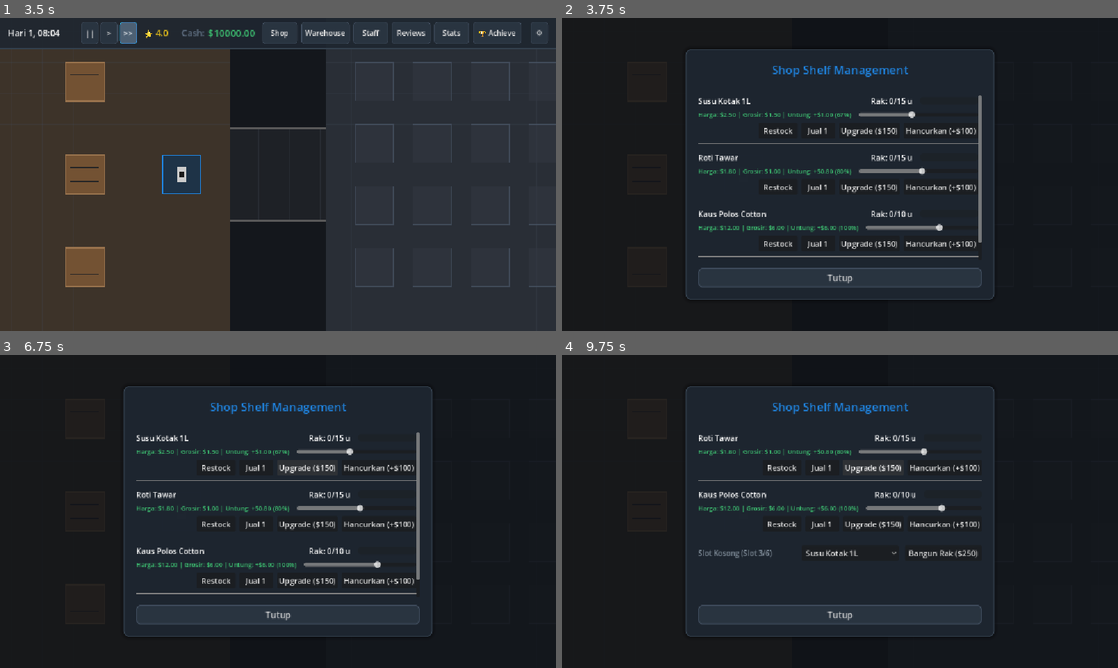
Above: before the commit, frames 1-4 (two rows, left to right).
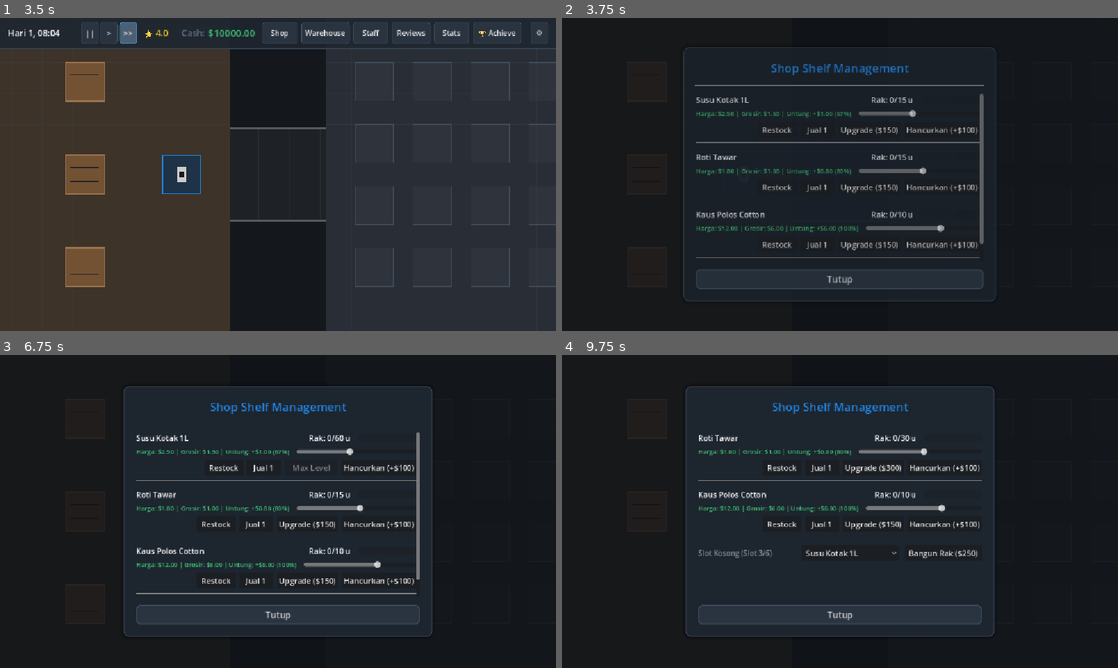
Above: after the commit, the same moments.

Repository: cephiii94/SIMCH-BUSINESS-GODOT
Game: Godot game, scene res://src/main.tscn
Same seed, same stepped clock (60 frames per second), same inputs: the game is played once before the commit and once after it.
Inputs (mouse positions are in pixels of both pictures, inside the frame that each line leads up to):
- Up to frame 1 (3.5 s): click "New Game" at 0.5 s; click "||" at 1.25 s; click ">" at 2 s; click ">>" at 2.75 s
- Up to frame 2 (3.75 s): click "Shop" at 3.5 s
- Up to frame 3 (6.75 s): click "Restock" at 4.25 s; click "Jual 1" at 5 s; click "Upgrade ($150)" at 5.75 s; click (305, 467) at 6.5 s, where only the run after the commit has a clickable "Upgrade ($300)"
- Up to frame 4 (9.75 s): click "Restock" at 7.25 s; click "Jual 1" at 8 s; click "Hancurkan (+$100)" at 8.75 s; click "Upgrade ($150)" at 9.5 s

Frame 1 is identical in both runs. In frame 2, 6.6% of the frame differs, in the area x 21-78%, y 9-91%; in frame 3, 0.3%; in frame 4, less than 0.1%.
Error before the commit: Parse Error: There is already a variable named "staff_mgr" declared in this scope. (res://src/autoload/economy_manager.gd:115)

Commit message:
feat: add animations for UI panels and improve customer and employee movement animations

Diff:
--- a/src/autoload/audio_manager.gd
+++ b/src/autoload/audio_manager.gd
@@ -64,7 +64,7 @@
 		player.play()
 	else:
 		# FALLBACK: Hasilkan gelombang suara bip retro dalam memori
-		var stream: AudioStreamWav = generate_beep_wave(sfx_name)
+		var stream: AudioStreamWAV = generate_beep_wave(sfx_name)
 		if stream:
 			player.stream = stream
 			player.play()
@@ -72,7 +72,7 @@
 			player.queue_free()
 
 ## Mensintesis data gelombang audio sinus biner (PCM 16-bit) untuk SFX retro 8-bit.
-func generate_beep_wave(type: String) -> AudioStreamWav:
+func generate_beep_wave(type: String) -> AudioStreamWAV:
 	var sample_rate: int = 44100
 	var data: PackedByteArray = PackedByteArray()
 
@@ -170,11 +170,12 @@
 		_:
 			return null
 
-	var stream: AudioStreamWav = AudioStreamWav.new()
-	stream.format = AudioStreamWav.FORMAT_16_BITS
+	var stream: AudioStreamWAV = AudioStreamWAV.new()
+	stream.format = AudioStreamWAV.FORMAT_16_BITS
 	stream.mix_rate = sample_rate
 	stream.stereo = false
 	stream.data = data
+	stream.loop_mode = AudioStreamWAV.LOOP_DISABLED
 	return stream
 
 # --- Event Listeners ---
--- a/src/autoload/economy_manager.gd
+++ b/src/autoload/economy_manager.gd
@@ -112,6 +112,5 @@
 	current_expense = 0.0
 
 	# 6. Reset energi dan produktivitas harian karyawan
-	var staff_mgr: Node = get_node_or_null("/root/StaffManager")
 	if staff_mgr:
 		staff_mgr.reset_daily_stats()
--- a/src/core/game_manager.gd
+++ b/src/core/game_manager.gd
@@ -189,6 +189,9 @@
 		if save_btn:
 			save_btn.visible = (current_state == GameState.PLAYING)
 		settings_menu.show()
+		if settings_menu.has_method("play_open_animation"):
+			settings_menu.play_open_animation()
+
 	if main_menu:
 		main_menu.hide()
 	if hud:
@@ -231,6 +234,9 @@
 			TimeManager.time_scale = 0.0
 		stats_panel.populate_history()
 		stats_panel.show()
+		if stats_panel.has_method("play_open_animation"):
+			stats_panel.play_open_animation()
+
 	if hud:
 		hud.hide()
 
@@ -248,6 +254,9 @@
 			_prev_time_scale = TimeManager.time_scale
 			TimeManager.time_scale = 0.0
 		warehouse_panel.show()
+		if warehouse_panel.has_method("play_open_animation"):
+			warehouse_panel.play_open_animation()
+
 	if hud:
 		hud.hide()
 
@@ -268,6 +277,9 @@
 		if shop_panel.has_method("_populate_racks_list"):
 			shop_panel._populate_racks_list()
 		shop_panel.show()
+		if shop_panel.has_method("play_open_animation"):
+			shop_panel.play_open_animation()
+
 	if hud:
 		hud.hide()
 
@@ -287,6 +299,9 @@
 		if staff_panel.has_method("_refresh_views"):
 			staff_panel._refresh_views()
 		staff_panel.show()
+		if staff_panel.has_method("play_open_animation"):
+			staff_panel.play_open_animation()
+
 	if hud:
 		hud.hide()
 
@@ -306,6 +321,9 @@
 		if reputation_panel.has_method("_populate_reviews_list"):
 			reputation_panel._populate_reviews_list()
 		reputation_panel.show()
+		if reputation_panel.has_method("play_open_animation"):
+			reputation_panel.play_open_animation()
+
 	if hud:
 		hud.hide()
 
@@ -324,6 +342,9 @@
 			TimeManager.time_scale = 0.0
 		event_popup.setup(event_data)
 		event_popup.show()
+		if event_popup.has_method("play_open_animation"):
+			event_popup.play_open_animation()
+
 	if hud:
 		hud.hide()
 
@@ -344,6 +365,9 @@
 		if achievement_panel.has_method("populate_achievements"):
 			achievement_panel.populate_achievements()
 		achievement_panel.show()
+		if achievement_panel.has_method("play_open_animation"):
+			achievement_panel.play_open_animation()
+
 	if hud:
 		hud.hide()
 
--- a/src/ui/achievement_panel.gd
+++ b/src/ui/achievement_panel.gd
@@ -143,3 +143,17 @@
 		vbox_right.add_child(reward_label)
 
 		achievements_container.add_child(item_panel)
+
+## Memainkan animasi transisi pop-in elastis (overshoot) saat panel dibuka.
+func play_open_animation() -> void:
+	var panel_container: PanelContainer = get_node_or_null("CenterContainer/PanelContainer")
+	if panel_container:
+		# Tunggu satu frame agar engine Godot selesai mengkalkulasi properti size
+		await get_tree().process_frame
+		panel_container.pivot_offset = panel_container.size / 2
+		panel_container.scale = Vector2(0.85, 0.85)
+		panel_container.modulate.a = 0.0
+
+		var tween: Tween = create_tween().set_parallel(true)
+		tween.tween_property(panel_container, "scale", Vector2.ONE, 0.35).set_trans(Tween.TRANS_BACK).set_ease(Tween.EASE_OUT)
+		tween.tween_property(panel_container, "modulate:a", 1.0, 0.25)
--- a/src/ui/event_popup.gd
+++ b/src/ui/event_popup.gd
@@ -32,3 +32,17 @@
 		current_day = time_mgr.day
 
 	date_label.text = "EDISI HARIAN - HARI KE-%d" % current_day
+
+## Memainkan animasi transisi pop-in elastis (overshoot) saat panel dibuka.
+func play_open_animation() -> void:
+	var panel_container: PanelContainer = get_node_or_null("CenterContainer/PanelContainer")
+	if panel_container:
+		# Tunggu satu frame agar engine Godot selesai mengkalkulasi properti size
+		await get_tree().process_frame
+		panel_container.pivot_offset = panel_container.size / 2
+		panel_container.scale = Vector2(0.85, 0.85)
+		panel_container.modulate.a = 0.0
+
+		var tween: Tween = create_tween().set_parallel(true)
+		tween.tween_property(panel_container, "scale", Vector2.ONE, 0.35).set_trans(Tween.TRANS_BACK).set_ease(Tween.EASE_OUT)
+		tween.tween_property(panel_container, "modulate:a", 1.0, 0.25)
--- a/src/ui/reputation_panel.gd
+++ b/src/ui/reputation_panel.gd
@@ -83,3 +83,17 @@
 		if i < ReputationManager.reviews.size() - 1:
 			var separator: HSeparator = HSeparator.new()
 			reviews_container.add_child(separator)
+
+## Memainkan animasi transisi pop-in elastis (overshoot) saat panel dibuka.
+func play_open_animation() -> void:
+	var panel_container: PanelContainer = get_node_or_null("CenterContainer/PanelContainer")
+	if panel_container:
+		# Tunggu satu frame agar engine Godot selesai mengkalkulasi properti size
+		await get_tree().process_frame
+		panel_container.pivot_offset = panel_container.size / 2
+		panel_container.scale = Vector2(0.85, 0.85)
+		panel_container.modulate.a = 0.0
+
+		var tween: Tween = create_tween().set_parallel(true)
+		tween.tween_property(panel_container, "scale", Vector2.ONE, 0.35).set_trans(Tween.TRANS_BACK).set_ease(Tween.EASE_OUT)
+		tween.tween_property(panel_container, "modulate:a", 1.0, 0.25)
--- a/src/ui/settings_menu.gd
+++ b/src/ui/settings_menu.gd
@@ -93,3 +93,17 @@
 			AudioServer.set_bus_mute(bus_idx, false)
 			var db: float = linear_to_db(value_pct / 100.0)
 			AudioServer.set_bus_volume_db(bus_idx, db)
+
+## Memainkan animasi transisi pop-in elastis (overshoot) saat panel dibuka.
+func play_open_animation() -> void:
+	var panel_container: PanelContainer = get_node_or_null("CenterContainer/PanelContainer")
+	if panel_container:
+		# Tunggu satu frame agar engine Godot selesai mengkalkulasi properti size
+		await get_tree().process_frame
+		panel_container.pivot_offset = panel_container.size / 2
+		panel_container.scale = Vector2(0.85, 0.85)
+		panel_container.modulate.a = 0.0
+
+		var tween: Tween = create_tween().set_parallel(true)
+		tween.tween_property(panel_container, "scale", Vector2.ONE, 0.35).set_trans(Tween.TRANS_BACK).set_ease(Tween.EASE_OUT)
+		tween.tween_property(panel_container, "modulate:a", 1.0, 0.25)
--- a/src/ui/shop_panel.gd
+++ b/src/ui/shop_panel.gd
@@ -202,3 +202,17 @@
 		build_hbox.add_child(btn_build)
 		build_box.add_child(build_hbox)
 		racks_container.add_child(build_box)
+
+## Memainkan animasi transisi pop-in elastis (overshoot) saat panel dibuka.
+func play_open_animation() -> void:
+	var panel_container: PanelContainer = get_node_or_null("CenterContainer/PanelContainer")
+	if panel_container:
+		# Tunggu satu frame agar engine Godot selesai mengkalkulasi properti size
+		await get_tree().process_frame
+		panel_container.pivot_offset = panel_container.size / 2
+		panel_container.scale = Vector2(0.85, 0.85)
+		panel_container.modulate.a = 0.0
+
+		var tween: Tween = create_tween().set_parallel(true)
+		tween.tween_property(panel_container, "scale", Vector2.ONE, 0.35).set_trans(Tween.TRANS_BACK).set_ease(Tween.EASE_OUT)
+		tween.tween_property(panel_container, "modulate:a", 1.0, 0.25)
--- a/src/ui/staff_panel.gd
+++ b/src/ui/staff_panel.gd
@@ -132,3 +132,17 @@
 		if app_idx < StaffManager.applicants.size() - 1:
 			var separator: HSeparator = HSeparator.new()
 			applicant_list.add_child(separator)
+
+## Memainkan animasi transisi pop-in elastis (overshoot) saat panel dibuka.
+func play_open_animation() -> void:
+	var panel_container: PanelContainer = get_node_or_null("CenterContainer/PanelContainer")
+	if panel_container:
+		# Tunggu satu frame agar engine Godot selesai mengkalkulasi properti size
+		await get_tree().process_frame
+		panel_container.pivot_offset = panel_container.size / 2
+		panel_container.scale = Vector2(0.85, 0.85)
+		panel_container.modulate.a = 0.0
+
+		var tween: Tween = create_tween().set_parallel(true)
+		tween.tween_property(panel_container, "scale", Vector2.ONE, 0.35).set_trans(Tween.TRANS_BACK).set_ease(Tween.EASE_OUT)
+		tween.tween_property(panel_container, "modulate:a", 1.0, 0.25)
--- a/src/ui/stats_panel.gd
+++ b/src/ui/stats_panel.gd
@@ -235,3 +235,17 @@
 	# Memicu menggambar ulang grafik
 	if revenue_graph and revenue_graph.has_method("refresh"):
 		revenue_graph.refresh()
+
+## Memainkan animasi transisi pop-in elastis (overshoot) saat panel dibuka.
+func play_open_animation() -> void:
+	var panel_container: PanelContainer = get_node_or_null("CenterContainer/PanelContainer")
+	if panel_container:
+		# Tunggu satu frame agar engine Godot selesai mengkalkulasi properti size
+		await get_tree().process_frame
+		panel_container.pivot_offset = panel_container.size / 2
+		panel_container.scale = Vector2(0.85, 0.85)
+		panel_container.modulate.a = 0.0
+
+		var tween: Tween = create_tween().set_parallel(true)
+		tween.tween_property(panel_container, "scale", Vector2.ONE, 0.35).set_trans(Tween.TRANS_BACK).set_ease(Tween.EASE_OUT)
+		tween.tween_property(panel_container, "modulate:a", 1.0, 0.25)
--- a/src/ui/warehouse_panel.gd
+++ b/src/ui/warehouse_panel.gd
@@ -158,3 +158,17 @@
 		hbox.add_child(btn_add)
 
 		items_container.add_child(hbox)
+
+## Memainkan animasi transisi pop-in elastis (overshoot) saat panel dibuka.
+func play_open_animation() -> void:
+	var panel_container: PanelContainer = get_node_or_null("CenterContainer/PanelContainer")
+	if panel_container:
+		# Tunggu satu frame agar engine Godot selesai mengkalkulasi properti size
+		await get_tree().process_frame
+		panel_container.pivot_offset = panel_container.size / 2
+		panel_container.scale = Vector2(0.85, 0.85)
+		panel_container.modulate.a = 0.0
+
+		var tween: Tween = create_tween().set_parallel(true)
+		tween.tween_property(panel_container, "scale", Vector2.ONE, 0.35).set_trans(Tween.TRANS_BACK).set_ease(Tween.EASE_OUT)
+		tween.tween_property(panel_container, "modulate:a", 1.0, 0.25)
--- a/src/world/box_entity.gd
+++ b/src/world/box_entity.gd
@@ -11,6 +11,8 @@
 var speed: float = 6.0
 var is_dispatched: bool = false
 
+var _has_landed: bool = false
+
 func _ready() -> void:
 	# Coba setup visual jika data sudah terisi saat diinstansiasi
 	if item_id != "":
@@ -20,9 +22,25 @@
 	# Meluncur secara halus ke posisi target
 	global_position = global_position.lerp(target_position, speed * delta)
 
+	# Deteksi mendarat pertama kali di slot target
+	if not is_dispatched and not _has_landed and global_position.distance_to(target_position) < 5.0:
+		_has_landed = true
+		_play_land_animation()
+
 	# Jika box sedang dikeluarkan (dispatch) dan sudah mendekati target keluar, hancurkan objek
 	if is_dispatched and global_position.distance_to(target_position) < 5.0:
 		queue_free()
+
+func _play_land_animation() -> void:
+	# Animasikan membal squash & stretch dari pusat origin
+	var tween = create_tween().set_parallel(false)
+	# Squash (menipis mendatar)
+	tween.tween_property(self, "scale", Vector2(1.2, 0.8), 0.12).set_trans(Tween.TRANS_QUAD).set_ease(Tween.EASE_OUT)
+	# Stretch (memanjang meninggi)
+	tween.tween_property(self, "scale", Vector2(0.9, 1.15), 0.10).set_trans(Tween.TRANS_QUAD).set_ease(Tween.EASE_IN_OUT)
+	# Kembali normal
+	tween.tween_property(self, "scale", Vector2.ONE, 0.08).set_trans(Tween.TRANS_QUAD).set_ease(Tween.EASE_IN)
+
 
 ## Melakukan konfigurasi nama produk, posisi target, dan visual warna kardus.
 func setup(p_item_id: String, p_target_pos: Vector2) -> void:
--- a/src/world/customer.gd
+++ b/src/world/customer.gd
@@ -63,7 +63,17 @@
 	if TimeManager and TimeManager.time_scale == 0.0:
 		return
 
+	# Animasi berjalan memantul (bobbing sinus)
+	if state in ["SHOPPING", "QUEUING", "LEAVING", "SPAWNING"] and global_position.distance_to(_get_current_target_position()) > 6.0:
+		var bob_y = abs(sin(Time.get_ticks_msec() * 0.012)) * -6.0
+		if visual_rect:
+			visual_rect.position.y = bob_y
+	else:
+		if visual_rect:
+			visual_rect.position.y = 0.0
+
 	if state == "PAYING":
+
 		# Logika menghitung waktu pembayaran di kasir
 		paying_timer -= delta
 		if paying_timer <= 0.0:
--- a/src/world/employee_entity.gd
+++ b/src/world/employee_entity.gd
@@ -19,12 +19,16 @@
 var restock_delay_timer: float = 0.0
 
 var _world_node: Node2D = null
+var _prev_position: Vector2 = Vector2.ZERO
 
 func _ready() -> void:
 	# Hubungkan referensi World
 	var scene_root: Node = get_tree().current_scene
 	if scene_root:
 		_world_node = scene_root.get_node_or_null("World") as Node2D
+
+	_prev_position = global_position
+
 
 	# Setup visual warna baju dan ikon peran
 	_setup_visual()
@@ -82,11 +86,36 @@
 	# Update visual ekspresi wajah berdasarkan sisa energi
 	_update_energy_visuals()
 
+	# Deteksi gerak frame-to-frame secara universal
+	var is_moving: bool = global_position.distance_to(_prev_position) > 0.05
+	_prev_position = global_position
+
+	# Animasikan berjalan memantul sinus (bobbing)
+	if is_moving:
+		var speed_factor: float = 0.012
+
+		# Cek apakah karyawan lelah
+		var staff_mgr: Node = get_node_or_null("/root/StaffManager")
+		if staff_mgr:
+			for staff in staff_mgr.hired_staff:
+				if staff["id"] == staff_id:
+					if staff.get("energy", 100.0) <= 0.0:
+						speed_factor = 0.004 # Bobbing melambat karena lelah
+					break
+
+		var bob_y = abs(sin(Time.get_ticks_msec() * speed_factor)) * -5.0
+		if visual_rect:
+			visual_rect.position.y = bob_y
+	else:
+		if visual_rect:
+			visual_rect.position.y = 0.0
+
 	match role:
 		"Cashier":
 			_process_cashier_ai(delta)
 		"Stocker":
 			_process_stocker_ai(delta)
+
 
 func _update_energy_visuals() -> void:
 	var staff_mgr: Node = get_node_or_null("/root/StaffManager")
Not shown, changed: roadmap.md
